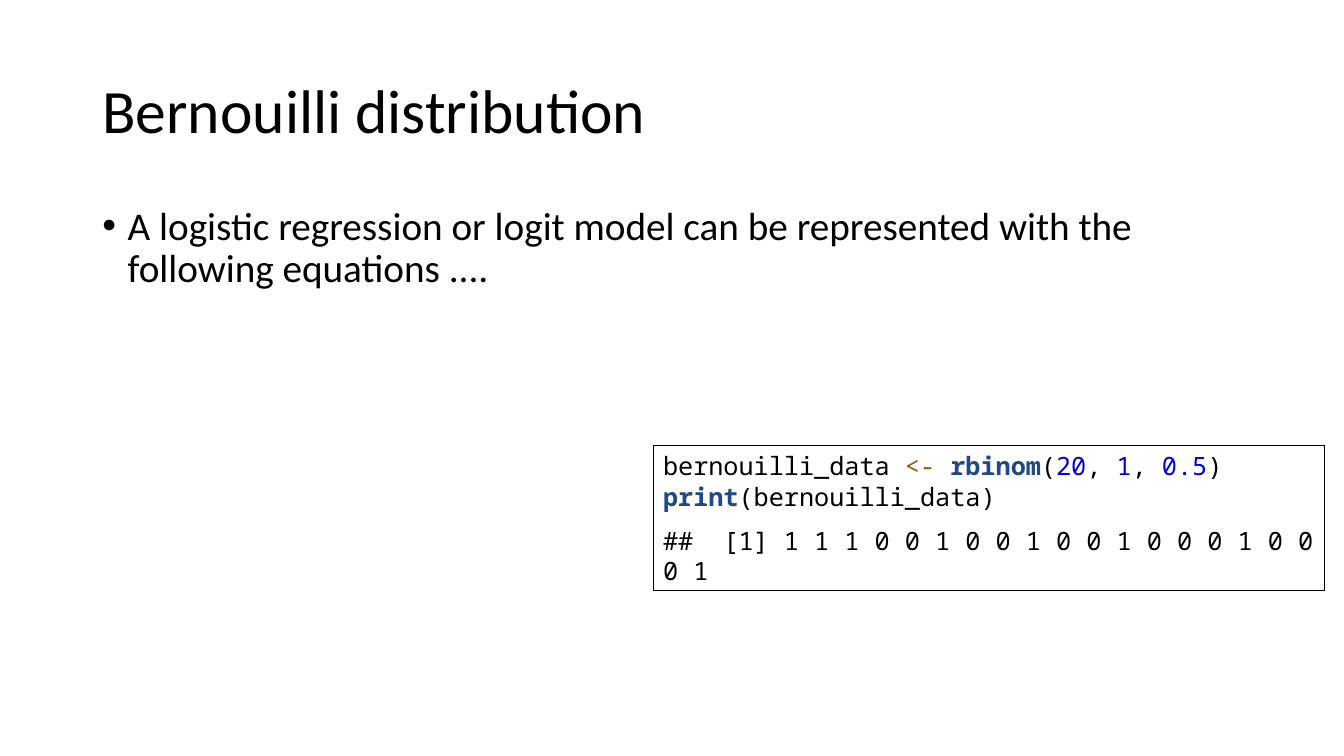
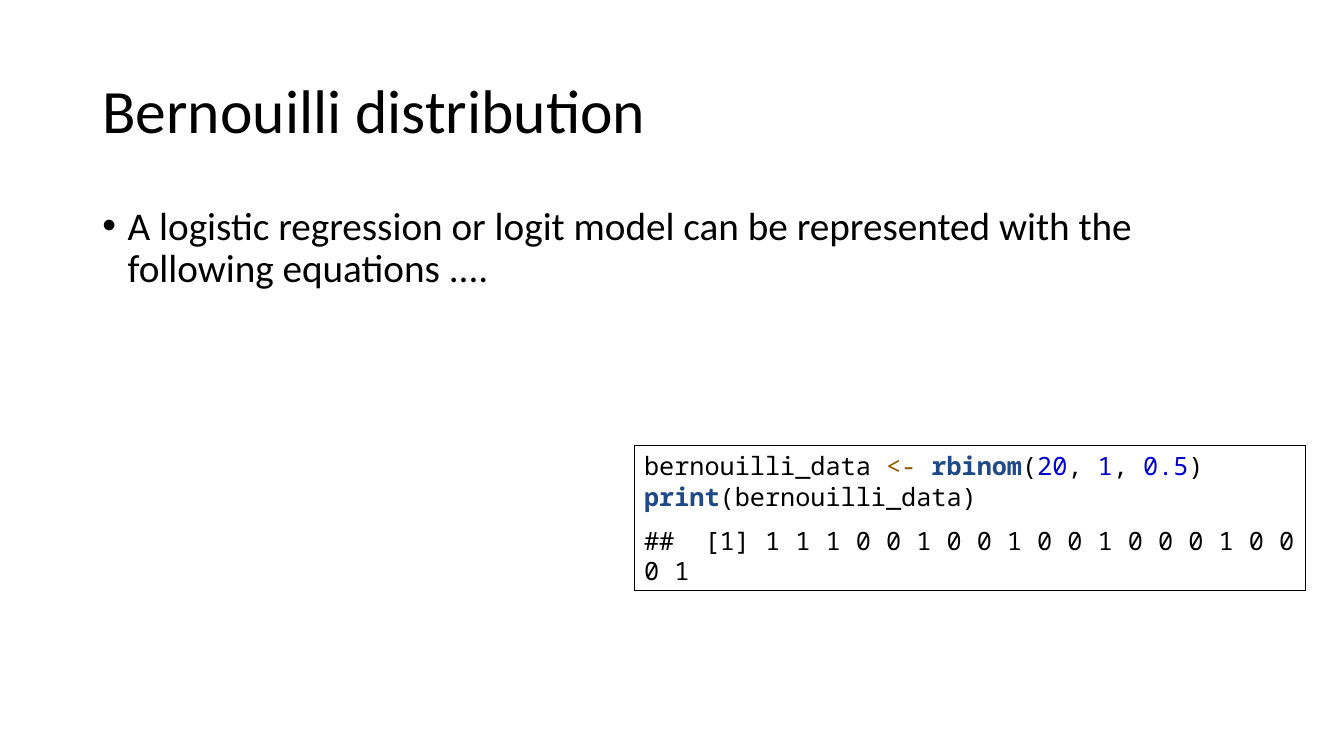
Before and after one commit to ajrtallman/StatisticsinLinguistics_FSU_2023_2024, a slide deck: slide 40 of 02_slides/Statistics for linguists 2023-12-06.odp (slide 34 before the commit). Drawn at 1344x756 pixels with LibreOffice and Linux fonts; fonts in the diff are those of the drawing. Boxes give left, top, right and bottom in pixels: in the first picture for what was removed or moved away, otherwise in the second. Text is boxed around its words. In the diff, an @@ line names an element or a change of style, - is before the commit and + after.

```diff
--- a/02_slides/Statistics for linguists 2023-12-06.odp
+++ b/02_slides/Statistics for linguists 2023-12-06.odp
@@ rectangle "bernouilli_data <- rbinom(20, 1, 0.5) ...": place and size @@
-rectangle "bernouilli_data <- rbinom(20, 1, 0.5) ..." at <box>653,446,1325,591</box>
+rectangle "bernouilli_data <- rbinom(20, 1, 0.5) ..." at <box>634,446,1306,591</box>
```
Also in this commit, not shown: 28 slides added, 2 slides removed.
